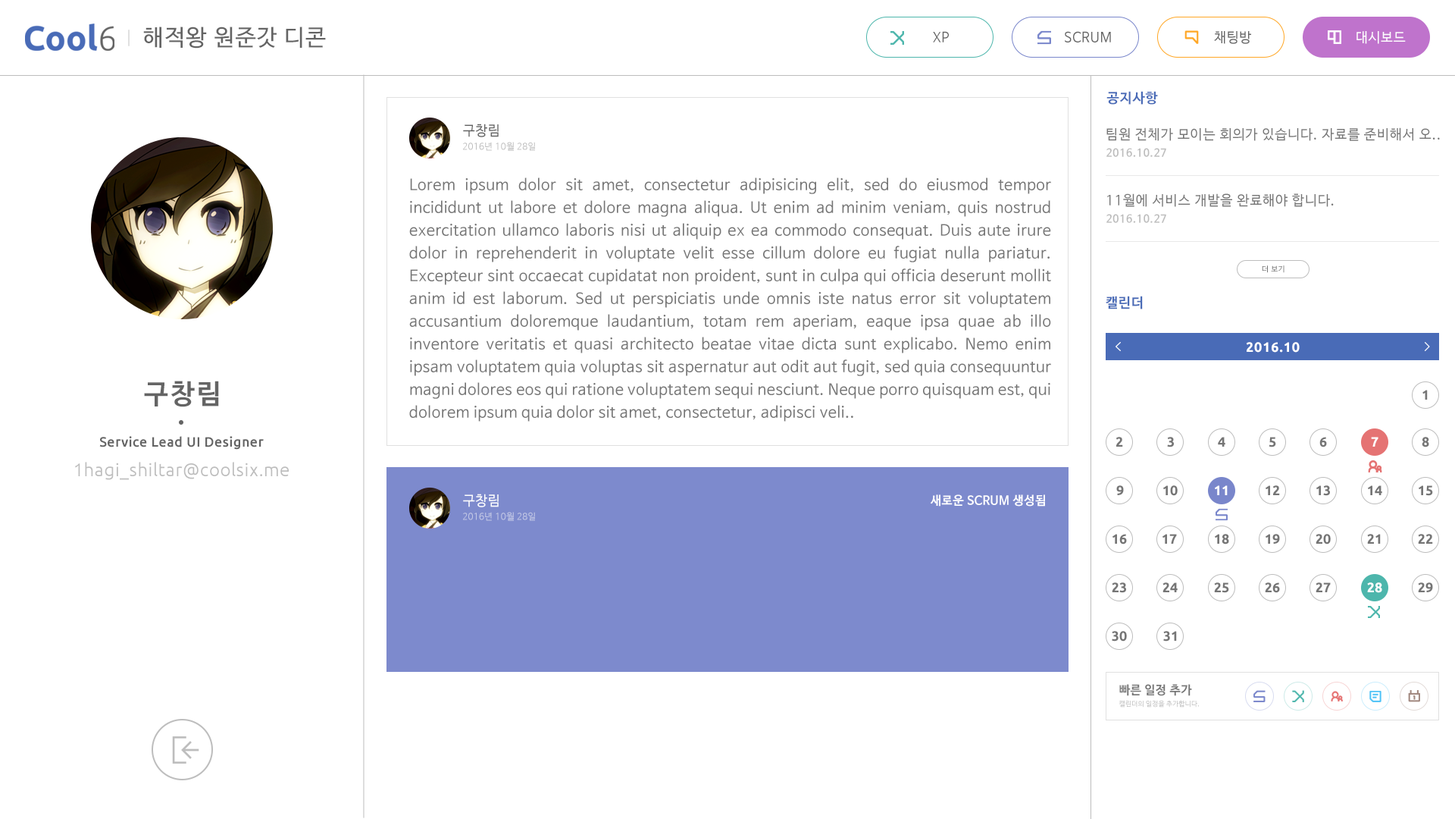
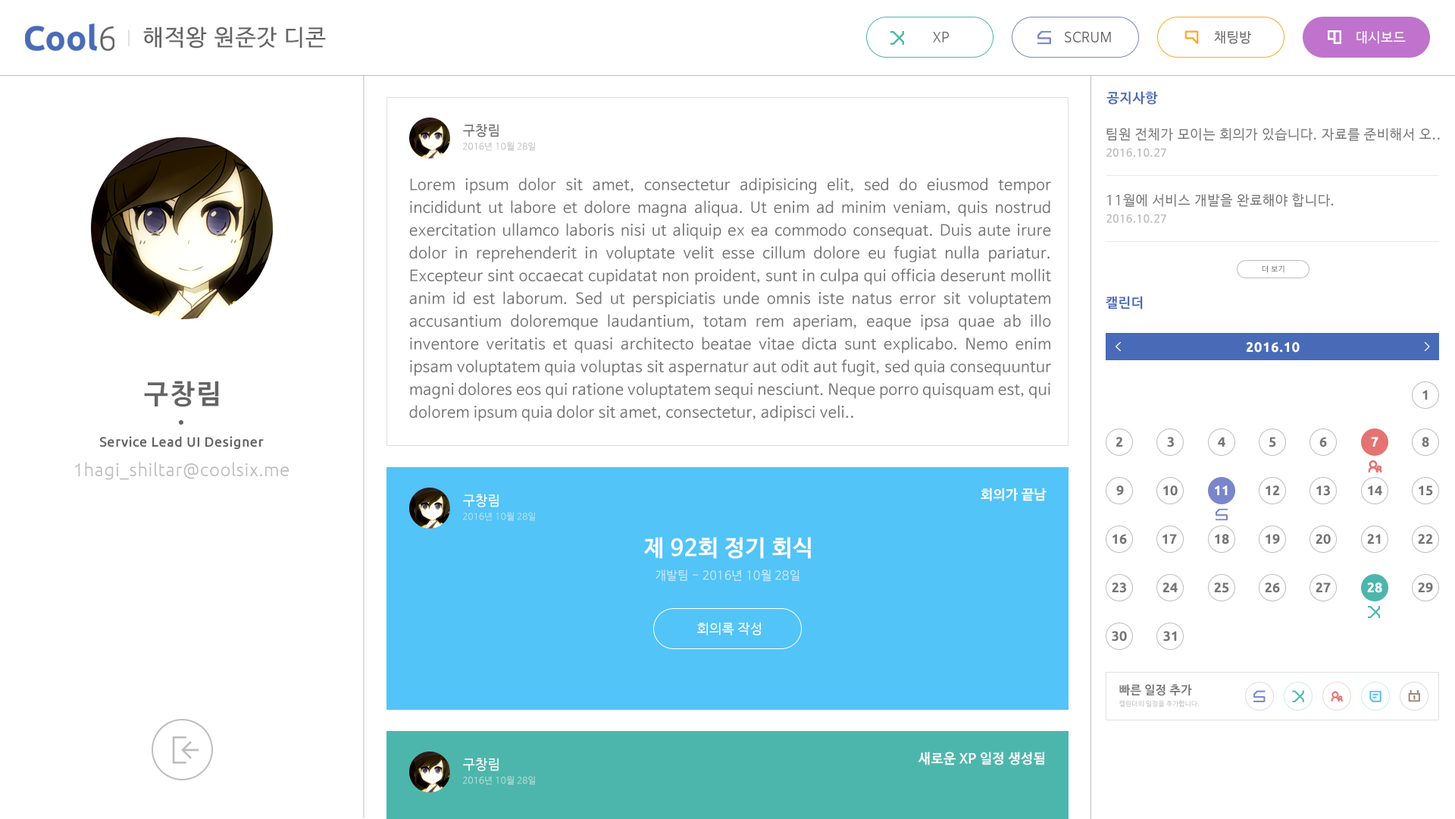
Layer changes from the first 1455 × 819 image to the second:
added group "XPSchedule" with 11 layers above "HweuiLog" over (x1=386, y1=730, x2=1069, y2=819)
added group "Profile" (1st of 10, in "XPSchedule") with 6 layers in group "XPSchedule" over (x1=409, y1=743, x2=1045, y2=793)
added layer "Background" (1st of 38, in "XPSchedule") in group "XPSchedule" over (x1=386, y1=730, x2=1069, y2=819)
added group "HweuiLog" (1st of 2) with 14 layers above "Hweui" over (x1=386, y1=466, x2=1069, y2=710)
added group "ScrumContents" (1st of 3, in "HweuiLog") with 2 layers in group "HweuiLog" over (x1=644, y1=536, x2=812, y2=582)
added group "Profile" (3rd of 10, in "HweuiLog") with 6 layers in group "HweuiLog" over (x1=409, y1=479, x2=1047, y2=529)
added group "Button" (6th of 14, in "HweuiLog") with 2 layers in group "HweuiLog" over (x1=653, y1=607, x2=802, y2=649)
added layer "Button" (7th of 14, in "HweuiLog" › "Button") in group "Button" over (x1=653, y1=607, x2=802, y2=649)
added layer "Background" (2nd of 38, in "HweuiLog") in group "HweuiLog" over (x1=386, y1=466, x2=1069, y2=710)
added group "Hweui" (1st of 3) with 14 layers above "ScrumPost" over (x1=386, y1=466, x2=1069, y2=710)
added group "ScrumContents" (2nd of 3, in "Hweui") with 2 layers in group "Hweui" over (x1=644, y1=551, x2=812, y2=597)
added group "Profile" (5th of 10, in "Hweui") with 7 layers in group "Hweui" over (x1=409, y1=479, x2=1047, y2=529)
added layer "Background" (3rd of 38, in "Hweui") in group "Hweui" over (x1=386, y1=466, x2=1069, y2=710)
added group "ScrumContents" (3rd of 3, in "ScrumPost") with 2 layers in group "ScrumPost" over (x1=640, y1=548, x2=816, y2=594)
added layer "로그인 기능 만들기" in group "ScrumContents" over (x1=640, y1=548, x2=816, y2=571)
painted on "Background" (4th of 38, in "ScrumPost") over (x1=386, y1=671, x2=1069, y2=710)
…and 31 more changes (30 added, 1 painted)
